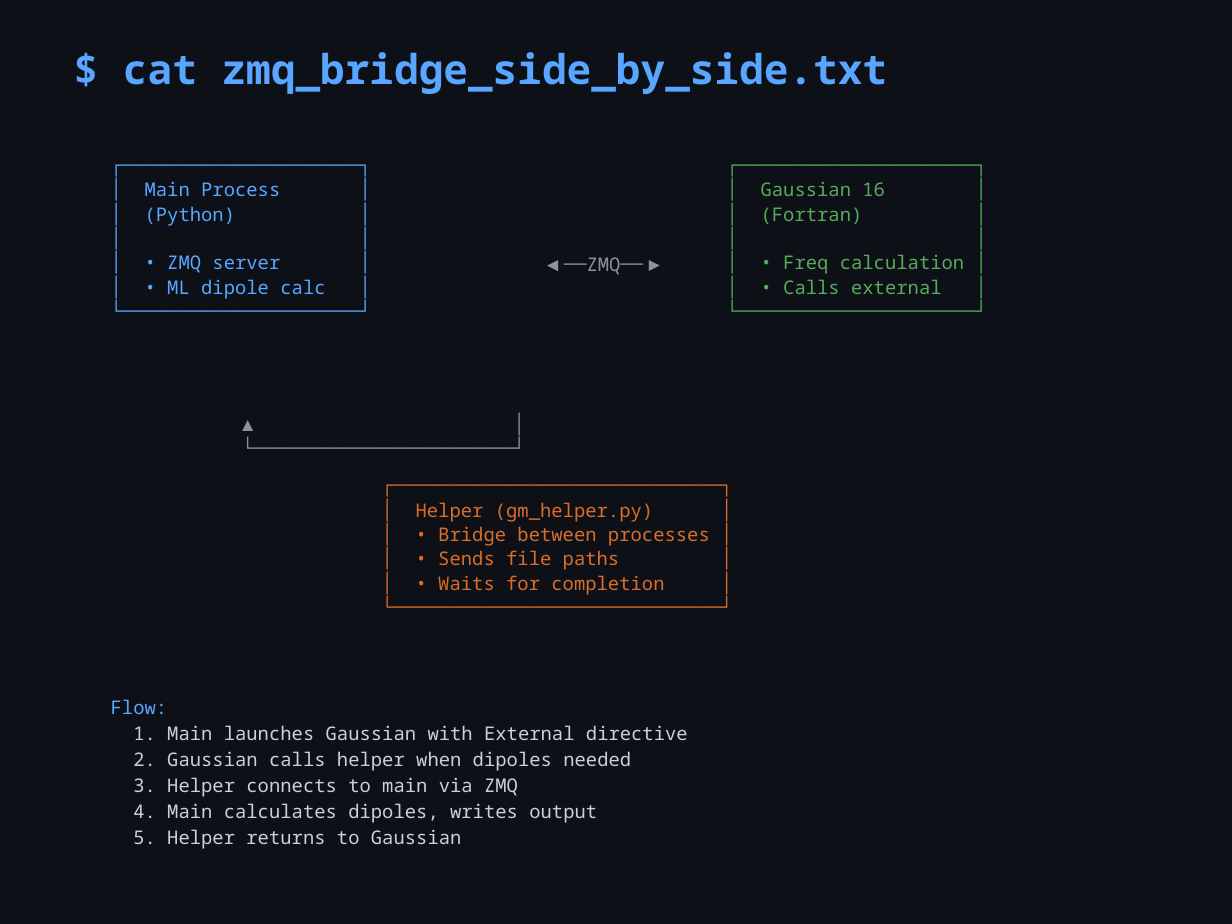
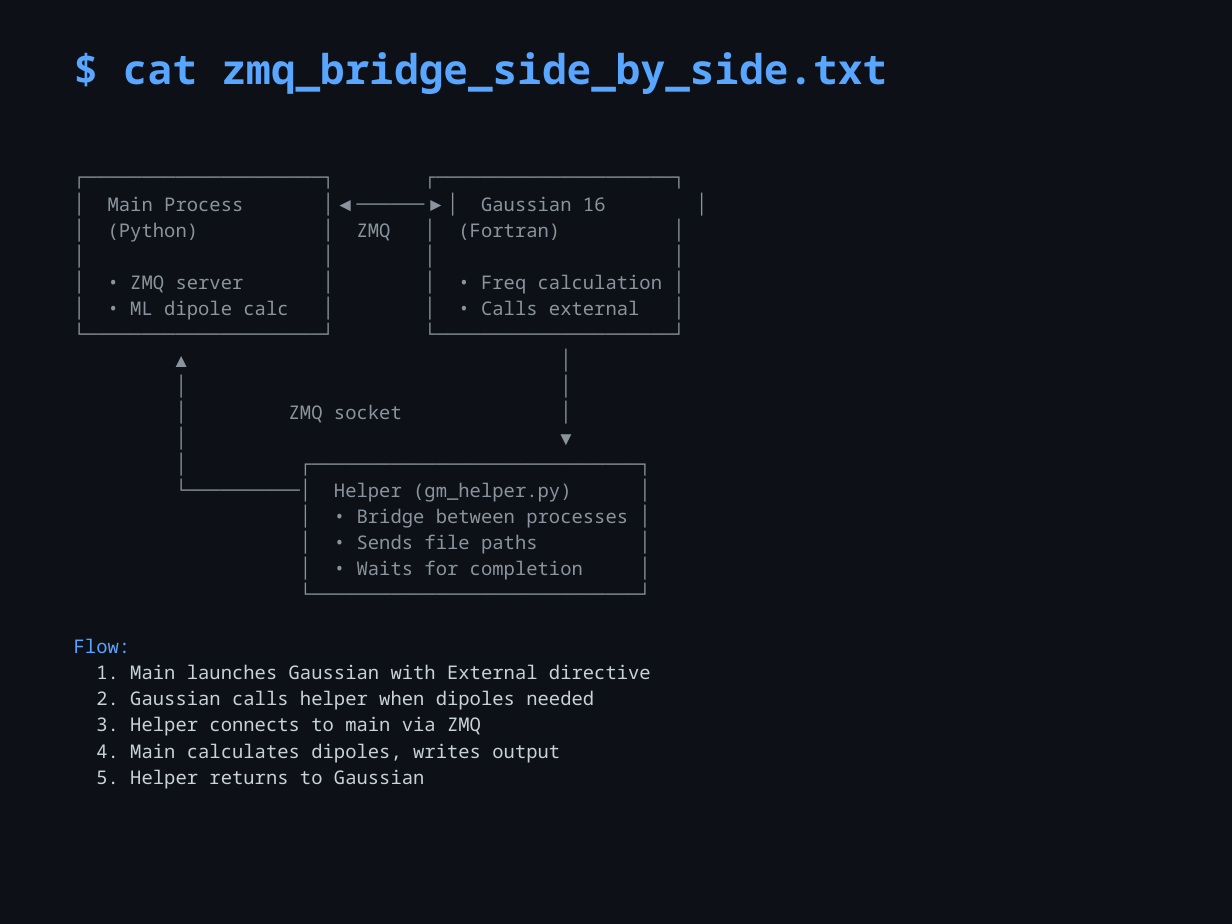
Before and after one commit to mott91/mace_gaussian_interface, a slide deck: slide 2 of presentation/test_zmq_diagrams.pptx. Drawn at 1232x924 pixels with LibreOffice and Linux fonts; fonts in the diff are those of the drawing. Boxes give left, top, right and bottom in pixels: in the first picture for what was removed or moved away, otherwise in the second. Text is boxed around its words. In the diff, an @@ line names an element or a change of style, - is before the commit and + after.

```diff
--- a/presentation/test_zmq_diagrams.pptx
+++ b/presentation/test_zmq_diagrams.pptx
@@ text "┌─────────────────────┐ ┌─────────────────────┐" moved from (x1=145, y1=181, x2=325, y2=299) to (x1=74, y1=197, x2=662, y2=789) @@
@@ text "┌─────────────────────┐ ┌─────────────────────┐" at (x1=74, y1=197, x2=662, y2=789): text colour #58A6FF to #8B949E in "│ │"; more space between paragraphs @@
@@ text at (x1=108, y1=197, x2=662, y2=320): text changed; text colour #58A6FF to #8B949E @@
-┌─────────────────────┐
-│ Main Process │
-│ (Python) │
+┌─────────────────────┐ ┌─────────────────────┐
+│ Main Process │◀──────▶│ Gaussian 16 │
+│ (Python) │ ZMQ │ (Fortran) │
+│ │ │ │
+│ • ZMQ server │ │ • Freq calculation │
+│ • ML dipole calc │ │ • Calls external │
+└─────────────────────┘ └─────────────────────┘
+▲ │
@@ text removed at (x1=761, y1=182, x2=964, y2=294) @@
-┌─────────────────────┐
-│ Gaussian 16 │
-│ (Fortran) │
-│ │
-│ • Freq calculation │
-│ • Calls external │
-└─────────────────────┘
@@ text removed at (x1=541, y1=257, x2=665, y2=275) @@
-◀──ZMQ──▶
@@ text at (x1=74, y1=405, x2=651, y2=789): text changed; text colour #58A6FF to #8B949E @@
-│ • ZMQ server │
-│ • ML dipole calc │
-└─────────────────────┘
+│ ZMQ socket │
+│ ▼
+│ ┌─────────────────────────────┐
+└──────────│ Helper (gm_helper.py) │
+│ • Bridge between processes │
+│ • Sends file paths │
+│ • Waits for completion │
+└─────────────────────────────┘
+Flow:
+1. Main launches Gaussian with External directive
+2. Gaussian calls helper when dipoles needed
+3. Helper connects to main via ZMQ
+4. Main calculates dipoles, writes output
+5. Helper returns to Gaussian
@@ text removed at (x1=185, y1=407, x2=986, y2=480) @@
-▲ │
-└───────────────────────┘
@@ text removed at (x1=416, y1=502, x2=710, y2=595) @@
-┌─────────────────────────────┐
-│ Helper (gm_helper.py) │
-│ • Bridge between processes │
-│ • Sends file paths │
-│ • Waits for completion │
-└─────────────────────────────┘
@@ text removed at (x1=111, y1=699, x2=688, y2=849) @@
-Flow:
-1. Main launches Gaussian with External directive
-2. Gaussian calls helper when dipoles needed
-3. Helper connects to main via ZMQ
-4. Main calculates dipoles, writes output
-5. Helper returns to Gaussian
```
Also in this commit, not shown: 1 other file.
